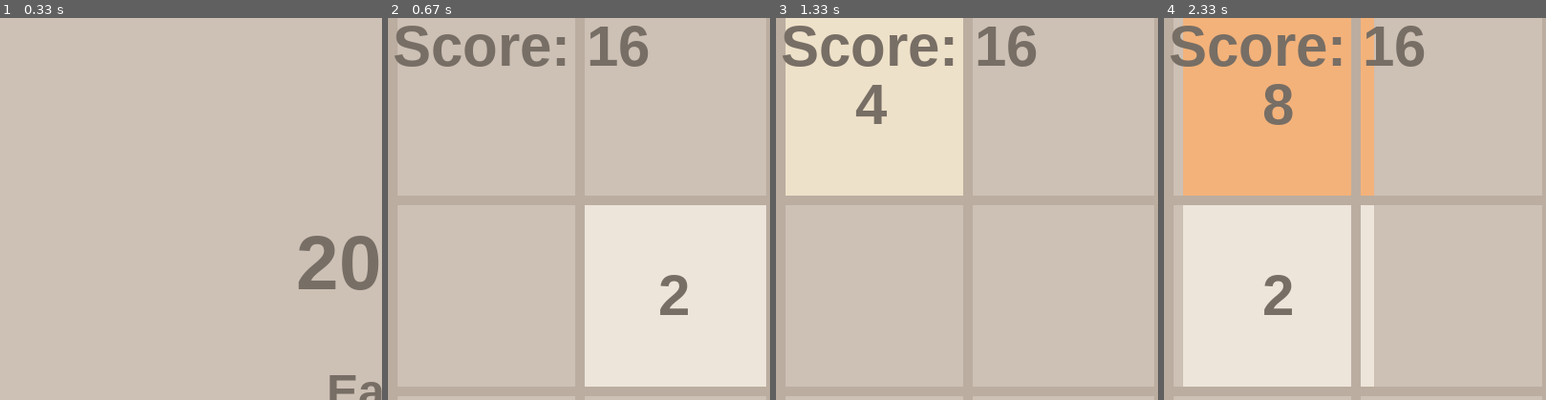
Above: before the commit, frames 1-4 (left to right).
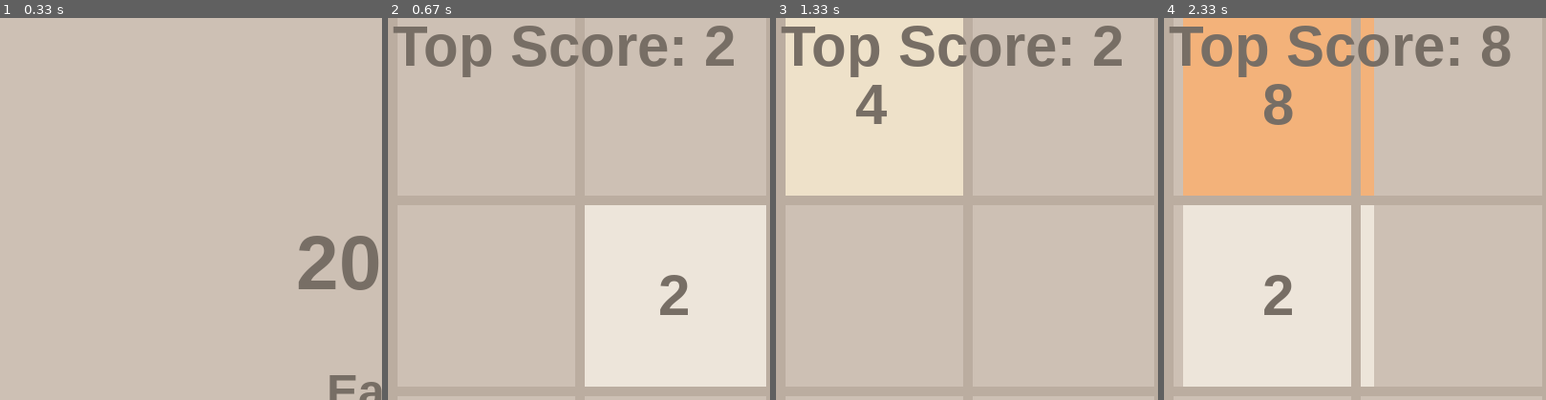
Above: after the commit, the same moments.

Repository: Lqnarr/Pygame-Project-2024-Feb
Game: pygame game, started from 2048.py
Two runs of this game, one before a commit and one after it. Both use one fixed random seed, a clock stepped at 60 frames per second and the inputs below.
Inputs:
- Up to frame 1 (0.33 s): no input
- Up to frame 2 (0.67 s): click "Easy" at 0.38 s
- Up to frame 3 (1.33 s): hold Right 0.67-1.13 s; hold Up from 1.17 s (still down)
- Up to frame 4 (2.33 s): release Up at 1.47 s; hold Right 1.5-1.97 s; hold Left from 2 s (still down)
The pictures show only the part of the screen within x 0-50%, y 1-51%; the shares and areas given below are measured in that part.

Frame 1 is identical in both runs. In frame 2, 4.0% of the frame differs, in the area x 1-91%, y 2-16%; in frame 3, 4.0%; in frame 4, 4.2%.

Commit message:
Changed score

Diff:
--- a/2048.py
+++ b/2048.py
@@ -6,7 +6,7 @@
 
 FPS = 90
 
-score = 16
+score = 2
 
 WIDTH, HEIGHT = 800, 800
 ROWS = 4
@@ -133,7 +133,7 @@
 
     draw_grid(window)
 
-    score_text = FONT.render(f"Score: {score}", 1, FONT_COLOR)
+    score_text = FONT.render(f"Top Score: {score}", 1, FONT_COLOR)
     window.blit(score_text, (5, 5))
 
     pygame.display.update()
@@ -280,7 +280,7 @@
     again_font = pygame.font.SysFont("Arial", 60, bold=True)
 
     end_text = end_font.render("Game Over", 1, FONT_COLOR)
-    score_text = score_font.render(f"Score: {score}", 1, FONT_COLOR)
+    score_text = score_font.render(f"Top Score: {score}", 1, FONT_COLOR)
     again_text = again_font.render("To play again, press R", 1, FONT_COLOR)
 
     end_rect = end_text.get_rect(center=(WIDTH // 2, HEIGHT // 2 - 50))
Not shown, changed: README.md
Not shown, changed: .DS_Store
